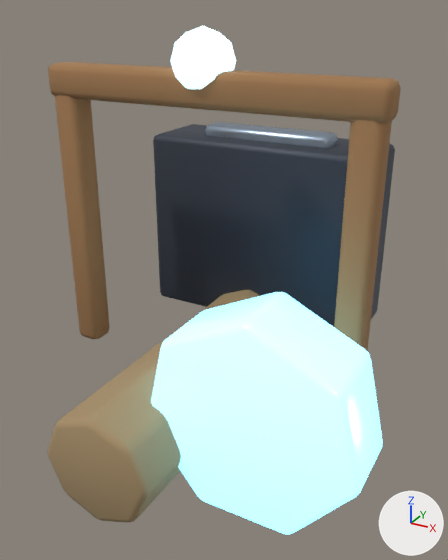
A saved change to the Blender file assets-source/blender/buildings/mine.blend.
Both versions are drawn from a camera (50 mm lens) standing at (1.62, -2.74, 2.12) and looking at (0.1, 0.02, 0.74). Lighting does not change. The marker at lower right points along +X, +Y and +Z. The first picture is the older version.

Before the edit, the objects in view are built like this:
```python
me_cube_390 = bpy.data.meshes.new('Cube.390')
me_cube_390.from_pydata(...)  # a box spanning x -0.95..0.95, y -0.09..0.09, z -0.09..0.09
me_cube_390.polygons.foreach_set('use_smooth', [True] * 6)
me_cube_390.materials.append(mat_mat_mine_wood)  # brown #a27950
me_cube_392 = bpy.data.meshes.new('Cube.392')
me_cube_392.from_pydata(...)  # a box spanning x -0.425..0.425, y -0.09..0.09, z -0.09..0.09
me_cube_392.polygons.foreach_set('use_smooth', [True] * 6)
me_cube_392.materials.append(mat_mat_mine_metal)  # greyish blue #99a8b8
me_cylinder_031 = bpy.data.meshes.new('Cylinder.031')
me_cylinder_031.from_pydata(...)  # an 8-sided cylinder along z spanning x -0.3..0.3, y -0.3..0.3, z -1.05..1.05
me_cylinder_031.polygons.foreach_set('use_smooth', [True] * 10)
me_cylinder_031.materials.append(mat_mat_mine_stone)  # brown #a68e69
ob_derrick_top = bpy.data.objects.new('derrick.top', me_cube_390)
ob_derrick_top.parent = ob_buildingroot
ob_derrick_top.location = (0.0, 1.75, 0.0)
_m = ob_derrick_top.modifiers.new('soft bevel', 'BEVEL')
_m.width = 0.04
_m.width_pct = 0.04
_m.segments = 2
ob_plinth = bpy.data.objects.new('plinth', me_cylinder_031)
ob_plinth.parent = ob_buildingroot
ob_plinth.location = (0.0, 0.15, 0.0)
_m = ob_plinth.modifiers.new('soft bevel', 'BEVEL')
_m.width = 0.035
_m.width_pct = 0.035
_m.segments = 2
ob_workpart = bpy.data.objects.new('workPart', me_cube_392)
ob_workpart.parent = ob_buildingroot
ob_workpart.location = (0.0, 1.35, -0.78)
_m = ob_workpart.modifiers.new('soft bevel', 'BEVEL')
_m.width = 0.04
_m.width_pct = 0.04
_m.segments = 2
# also in view: 'derrick.0.85' at (0.85, 0.0, 0.95); 'shaftMouth' at (0.0, 0.8, 0.8); 'derrick.-0.85' at (-0.85, 0.0, 0.95); 'productionCore' at (0.0, 0.0, 1.88); 'orePile' at (0.62, -0.55, 0.42)
```
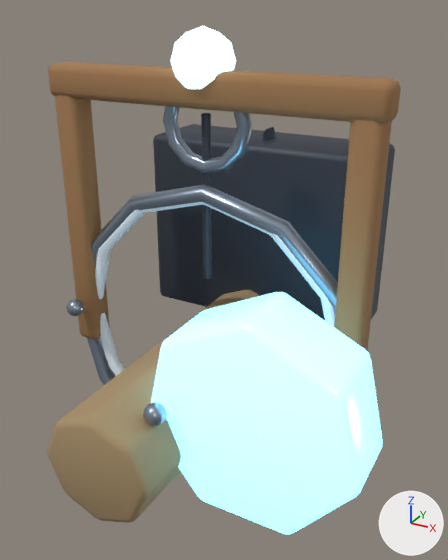
Edits to the bpy script that builds the scene:
```text
Add mat_mat_mine_snow:
    mat_mat_mine_snow = principled_material('MAT_mine_snow')
    mat_mat_mine_snow.base_color = (0.8, 0.9, 0.98)  # white #e7f3fd
    mat_mat_mine_snow.roughness = 0.78
Add me_cylinder_058:
    me_cylinder_058.from_pydata(...)  # a 6-sided cylinder along z spanning x -0.022..0.022, y -0.025..0.025, z -0.45..0.45
    me_cylinder_058.polygons.foreach_set('use_smooth', [True] * 8)
    me_cylinder_058.materials.append(mat_mat_mine_dark)  # greyish blue #3f4550
Add me_torus_019:
    me_torus_019.from_pydata(...)  # 60 vertices, 60 faces; spans x -0.265..0.265, y -0.265..0.265, z -0.043..0.043
    me_torus_019.polygons.foreach_set('use_smooth', [True] * 60)
    me_torus_019.materials.append(mat_mat_mine_metal)  # greyish blue #99a8b8
Add me_icosphere_142:
    me_icosphere_142.from_pydata(...)  # an icosphere of 80 faces spanning x -0.0523..0.0523, y -0.055..0.055, z -0.055..0.055
    me_icosphere_142.polygons.foreach_set('use_smooth', [True] * 80)
    me_icosphere_142.materials.append(mat_mat_mine_metal)  # greyish blue #99a8b8
Add me_torus_018:
    me_torus_018.from_pydata(...)  # a torus around z (ring radius 0.82, tube radius 0.04) spanning x -0.86..0.86, y -0.86..0.86, z -0.04..0.04
    me_torus_018.polygons.foreach_set('use_smooth', [True] * 60)
    me_torus_018.materials.append(mat_mat_mine_snow)  # white #e7f3fd
Add me_torus_017:
    me_torus_017.from_pydata(...)  # a torus around z (ring radius 0.92, tube radius 0.05) spanning x -0.96..0.96, y -0.96..0.96, z -0.05..0.05
    me_torus_017.polygons.foreach_set('use_smooth', [True] * 60)
    me_torus_017.materials.append(mat_mat_mine_metal)  # greyish blue #99a8b8
Change ob_workpart:
    ob_workpart.scale: (1.0, 1.0, 1.0) -> (0.0, 1.0, 1.0)
Add ob_cable:
    ob_cable = bpy.data.objects.new('cable', me_cylinder_058)
    ob_cable.parent = ob_buildingroot
    ob_cable.location = (0.0, 1.18, -0.02)
    ob_cable.rotation_euler = (1.571, 0.0, 0.0)  # degrees (90, 0, 0)
    _m = ob_cable.modifiers.new('soft bevel', 'BEVEL')
    _m.width = 0.005
    _m.width_pct = 0.005
    _m.segments = 2
Add ob_pulley:
    ob_pulley = bpy.data.objects.new('pulley', me_torus_019)
    ob_pulley.parent = ob_buildingroot
    ob_pulley.location = (0.0, 1.58, -0.02)
    _m = ob_pulley.modifiers.new('soft bevel', 'BEVEL')
    _m.width = 0.015
    _m.width_pct = 0.015
    _m.segments = 2
Add ob_plinthbolt_3:
    ob_plinthbolt_3 = bpy.data.objects.new('plinthBolt.3', me_icosphere_142)
    ob_plinthbolt_3.parent = ob_buildingroot
    ob_plinthbolt_3.location = (-0.845, 0.42, 0.16)
    _m = ob_plinthbolt_3.modifiers.new('soft bevel', 'BEVEL')
    _m.width = 0.02
    _m.width_pct = 0.02
    _m.segments = 2
Add ob_plinthbolt_0:
    ob_plinthbolt_0 = bpy.data.objects.new('plinthBolt.0', me_icosphere_142.copy())
    ob_plinthbolt_0.parent = ob_buildingroot
    ob_plinthbolt_0.location = (0.213, 0.42, 0.833)
    _m = ob_plinthbolt_0.modifiers.new('soft bevel', 'BEVEL')
    _m.width = 0.02
    _m.width_pct = 0.02
    _m.segments = 2
Add ob_plinthsnow:
    ob_plinthsnow = bpy.data.objects.new('plinthSnow', me_torus_018)
    ob_plinthsnow.parent = ob_buildingroot
    ob_plinthsnow.location = (0.0, 0.38, 0.0)
    _m = ob_plinthsnow.modifiers.new('soft bevel', 'BEVEL')
    _m.width = 0.015
    _m.width_pct = 0.015
    _m.segments = 2
Add ob_plinthtrim:
    ob_plinthtrim = bpy.data.objects.new('plinthTrim', me_torus_017)
    ob_plinthtrim.parent = ob_buildingroot
    ob_plinthtrim.location = (0.0, 0.31, 0.0)
    _m = ob_plinthtrim.modifiers.new('soft bevel', 'BEVEL')
    _m.width = 0.015
    _m.width_pct = 0.015
    _m.segments = 2
```

Pixel boxes (x1, y1, x2, y2) of what changed, in the pictures (448 x 560 px):
'plinthTrim', added: after (87, 185, 338, 385)
'plinthSnow', added: after (95, 202, 335, 376)
'pulley', added: after (163, 106, 253, 173)
'workPart', rescaled: before (204, 122, 338, 148); after (262, 127, 275, 141)
'cable', added: after (201, 113, 212, 279)
'plinthBolt.0', added: after (143, 402, 167, 426)
'plinthBolt.3', added: after (66, 299, 84, 316)
